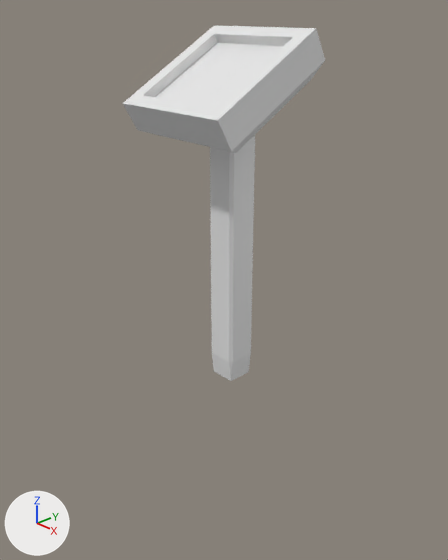
A saved change to the Blender file 3d/post.blend.
One viewpoint serves both versions: a camera (50 mm lens) standing at (4.44, -4.21, 3.71) and looking at (-0.12, 0.0, 1.01). The lights are fixed; the arrows at lower left show +X, +Y and +Z.

The scene before the commit, as lines of its bpy script (objects in view):
```python
mat_material = principled_material('Material')
mat_material.base_color = (0.8, 0.8, 0.8)  # white #e7e7e7
mat_material.roughness = 0.4
me_cube = bpy.data.meshes.new('Cube')
me_cube.from_pydata(...)  # 24 vertices, 26 faces; spans x -1.0..1.0, y -1.0..1.0, z -1.0..1.0
me_cube.materials.append(mat_material)  # white #e7e7e7
# before: 3 (0.82, 0.82, -1.0) at pixel (248, 372), 11 (0.82, -0.82, -1.0) at pixel (230, 381), 17 (-0.82, 0.82, -1.0), 21 (-0.82, -0.82, -1.0) at pixel (213, 371)
me_plane = bpy.data.meshes.new('Plane')
me_plane.from_pydata(...)  # 24 vertices, 22 faces; spans x -1.0..1.0, y -1.0..1.0, z -0.37..0.46
ob_cube = bpy.data.objects.new('Cube', me_cube)
ob_cube.location = (0.0, 0.0, 1.37)
ob_cube.scale = (0.171, 0.171, 1.47)
ob_plane = bpy.data.objects.new('Plane', me_plane)
ob_plane.location = (0.0, -0.06, 2.95)
ob_plane.rotation_euler = (0.517, 0.0, 0.0)  # degrees (30, 0, 0)
ob_plane.scale = (0.672, 0.672, 0.672)
```
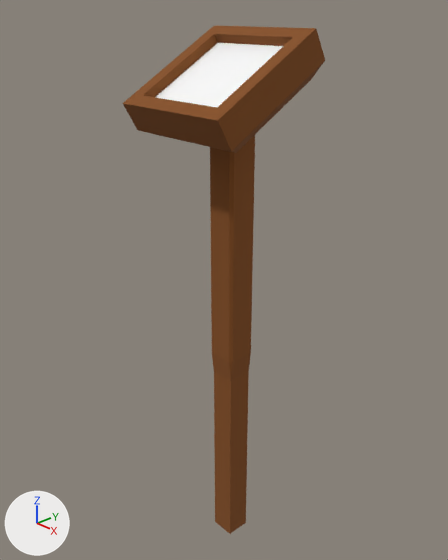
Where the change shows, as pixel boxes [x1, y1, x2, y2] in the pictures (448 x 560 px):
'Plane', recoloured, surface changed (white to brown)
    both: [123, 26, 325, 153]
'Cube', recoloured, surface changed, reshaped (white to brown, 62% taller)
    before: [210, 135, 255, 381]
    after: [210, 135, 255, 534]
part 1 of me_cube, built on (brown)
    after: [214, 372, 249, 534]
part 2 of me_plane, recoloured (white to brown)
    both: [124, 26, 218, 103]
part 3 of me_plane, recoloured (white to brown)
    both: [123, 96, 232, 152]
part 4 of me_plane, recoloured (white to brown)
    both: [214, 26, 316, 46]
part 5 of me_plane, recoloured (white to brown)
    both: [217, 29, 325, 153]
part 6 of me_plane, recoloured
    both: [155, 43, 283, 107]

Patch to the scene script:
```diff
--- a/3d/post.blend.py
+++ b/3d/post.blend.py
@@ mat_material @@
 mat_material = principled_material('Material')
-mat_material.base_color = (0.8, 0.8, 0.8)  # white #e7e7e7
-mat_material.roughness = 0.4
+mat_material.base_color = (0.242, 0.079, 0.0138)  # brown #874f1f
+mat_material.roughness = 1.0
@@ mat_material_001 @@
+mat_material_001 = principled_material('Material.001')
+mat_material_001.base_color = (1.0, 1.0, 1.0)  # white #ffffff
@@ me_cube @@
 me_cube.from_pydata(...)  # 24 vertices, 26 faces; spans x -1.0..1.0, y -1.0..1.0, z -1.0..1.0
 # used by ob_cube; location = (0.0, 0.0, 1.37); scale = (0.171, 0.171, 1.47)
 # verts and faces of me_cube; kept vertices keep their numbers, new ones are numbered from 24
+# me_cube part 1
+delete_faces([(3, 11, 21, 17)])
+for new, old in zip([*range(24, 28)], [3, 11, 17, 21]): verts[new] = verts[old] + (0.0, 0.0, -1.54)
+faces += [(3, 24, 26, 17), (24, 25, 27, 26), (17, 26, 27, 21), (3, 11, 25, 24), (11, 21, 27, 25)]
 me_cube.materials.append(mat_material)
@@ me_plane @@
 me_plane.from_pydata(...)  # 24 vertices, 22 faces; spans x -1.0..1.0, y -1.0..1.0, z -0.37..0.46
 # used by ob_plane; location = (0.0, -0.06, 2.95); rotation_euler = (0.517, 0.0, 0.0), in degrees (30, 0, 0); scale = (0.672, 0.672, 0.672)
+# me_plane part 2: all 5 faces centred in x -1.0..-0.56, y 0.0, z -0.29..0.46 switch from no material to mat_material (brown #874f1f)
+# me_plane part 3: all 5 faces centred in x 0.0, y -1.0..-0.56, z -0.29..0.46 switch from no material to mat_material (brown #874f1f)
+# me_plane part 4: all 5 faces centred in x 0.0, y 0.56..1.0, z -0.29..0.46 switch from no material to mat_material (brown #874f1f)
+# me_plane part 5: all 5 faces centred in x 0.56..1.0, y 0.0, z -0.29..0.46 switch from no material to mat_material (brown #874f1f)
+# me_plane part 6: the 1 face centred in x 0.0, y 0.0, z 0.32 switches from no material to mat_material_001 (white #ffffff)
+me_plane.materials.append(mat_material_001)  # white #ffffff
```
